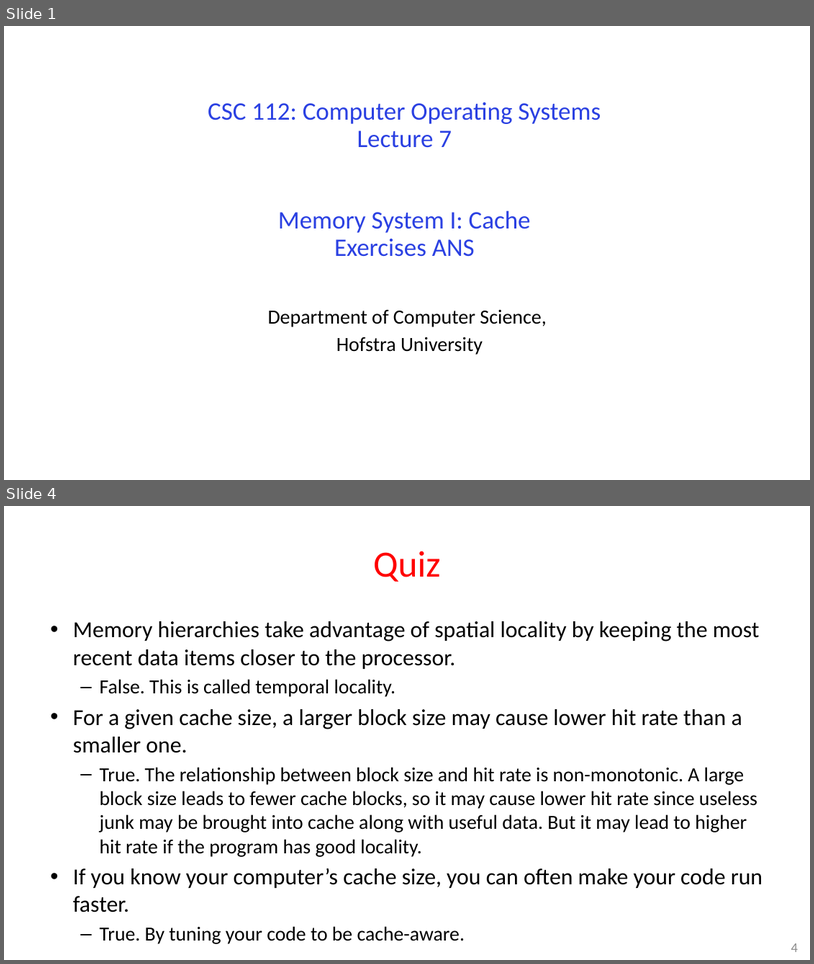
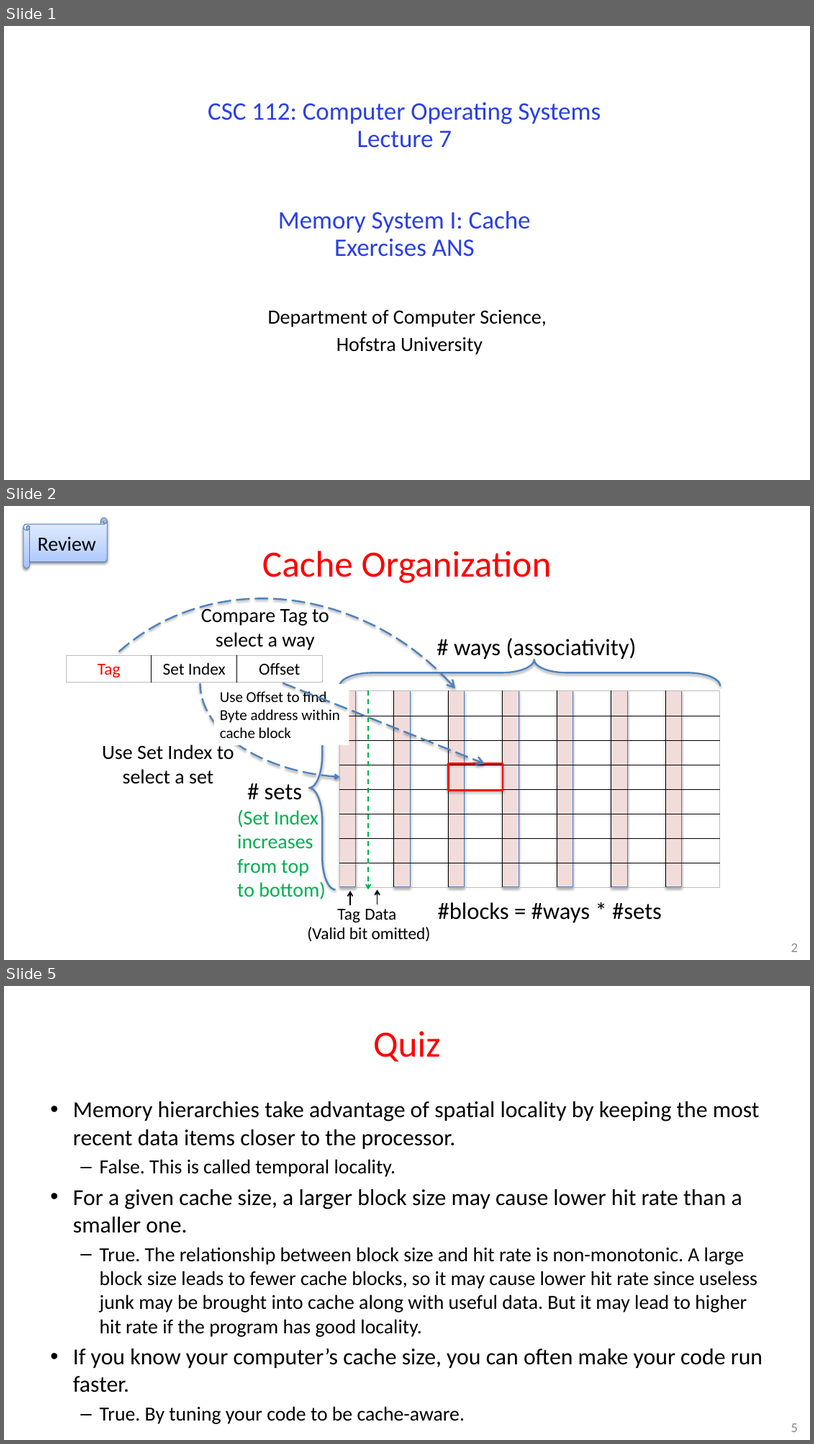
Before and after one commit to guhofstra/CSC256Fa25, a slide deck: PPTs/L7-Exercises ANS.pptx. Shown one above the other, each under a label of ours: slides 1 and 4 before the commit, slides 1, 2 and 5 after it; the slides between them are not shown. The pictures are 814x964 and 814x1444 pixels, drawn with LibreOffice and Linux fonts; fonts in the diff are those of the drawing. Boxes give left, top, right and bottom in pixels: in the first picture for what was removed or moved away, otherwise in the second. Text is boxed around its words. In the diff, an @@ line names an element or a change of style, - is before the commit and + after.

```diff
--- a/PPTs/L7-Exercises ANS.pptx
+++ b/PPTs/L7-Exercises ANS.pptx
@@ slide 2 added at <box>4,506,810,960</box>, background #FFFFFF @@
@@ arc (boxed as its full ellipse) added at <box>4,506,622,960</box>, outline #4F81BD 2 pt dashed @@
@@ horizontal scroll added at <box>23,518,107,568</box>, fill gradient #A4C4FF to #BFD4FF to #E6EEFF, outline #4B7EBC 0.75 pt, 24 pt, text #000000 @@
+Review
@@ title added at <box>262,551,552,583</box>, 44 pt, text #FF0000 @@
+Cache Organization
@@ arc (boxed as its full ellipse) added at <box>200,588,513,777</box>, outline #4F81BD 2 pt dashed @@
@@ text added at <box>201,605,329,650</box>, 24 pt, text #000000 @@
+Compare Tag to select a way
@@ table added at <box>67,656,322,682</box>, 1 rows, 3 columns @@
+Tag | Set Index | Offset
@@ text added at <box>454,638,637,661</box>, 28 pt, text #000000 @@
+# ways (associativity)
@@ left brace added at <box>340,659,720,686</box>, outline #4F81BD 2 pt @@
@@ text added at <box>220,690,340,738</box>, 18 pt, text #000000 @@
+Use Offset to find Byte address within cache block
@@ arrow added from (283, 682) to (485, 764), #4F81BD 2 pt dashed @@
@@ left brace added at <box>309,690,336,890</box>, outline #4F81BD 2 pt @@
@@ rectangle added at <box>340,690,356,886</box>, fill #F2DCDB, outline #4B7EBC 0.75 pt @@
@@ table added at <box>340,691,721,887</box>, 8 rows, 7 columns @@
+ |  |  |  |  |  | 
+ |  |  |  |  |  | 
+ |  |  |  |  |  | 
+ |  |  |  |  |  | 
+ |  |  |  |  |  | 
+ |  |  |  |  |  | 
+ |  |  |  |  |  | 
+ |  |  |  |  |  | 
@@ arrow added from (369, 690) to (369, 890), #00B050 1.5 pt dashed @@
@@ rectangle added at <box>394,690,411,886</box>, fill #F2DCDB, outline #4B7EBC 0.75 pt @@
@@ rectangle added at <box>449,690,465,886</box>, fill #F2DCDB, outline #4B7EBC 0.75 pt @@
@@ rectangle added at <box>503,690,520,886</box>, fill #F2DCDB, outline #4B7EBC 0.75 pt @@
@@ rectangle added at <box>558,690,574,886</box>, fill #F2DCDB, outline #4B7EBC 0.75 pt @@
@@ rectangle added at <box>612,690,628,886</box>, fill #F2DCDB, outline #4B7EBC 0.75 pt @@
@@ rectangle added at <box>666,690,682,886</box>, fill #F2DCDB, outline #4B7EBC 0.75 pt @@
@@ text added at <box>102,744,234,784</box>, 24 pt, text #000000 @@
+Use Set Index to select a set
@@ rectangle added at <box>449,764,503,790</box>, outline #FF0000 2.25 pt @@
@@ text added at <box>265,784,303,800</box>, 28 pt, text #000000 @@
+# sets
@@ text added at <box>237,809,326,899</box>, 24 pt, text #00B050 @@
+(Set Index increases from top to bottom)
@@ arrow added from (350, 906) to (350, 890), #000000 1.5 pt @@
@@ arrow added from (377, 904) to (377, 890), #000000 1.5 pt @@
@@ text added at <box>337,908,360,922</box>, 20 pt, text #000000 @@
+Tag
@@ text added at <box>365,908,396,919</box>, 20 pt, text #000000 @@
+Data
@@ text added at <box>438,902,662,923</box>, 28 pt, text #000000 @@
+#blocks = #ways * #sets
@@ text added at <box>307,926,431,941</box>, 20 pt, text #000000 @@
+(Valid bit omitted)
@@ page number added at <box>792,943,798,952</box>, 16 pt, text #8C8C8C @@
+2
@@ what was slide 4 is now slide 5 @@
@@ page number at <box>792,1423,798,1432</box>: text changed @@
-4
+5
```
Also in this commit, not shown: 11 slides changed, 13 other files.
